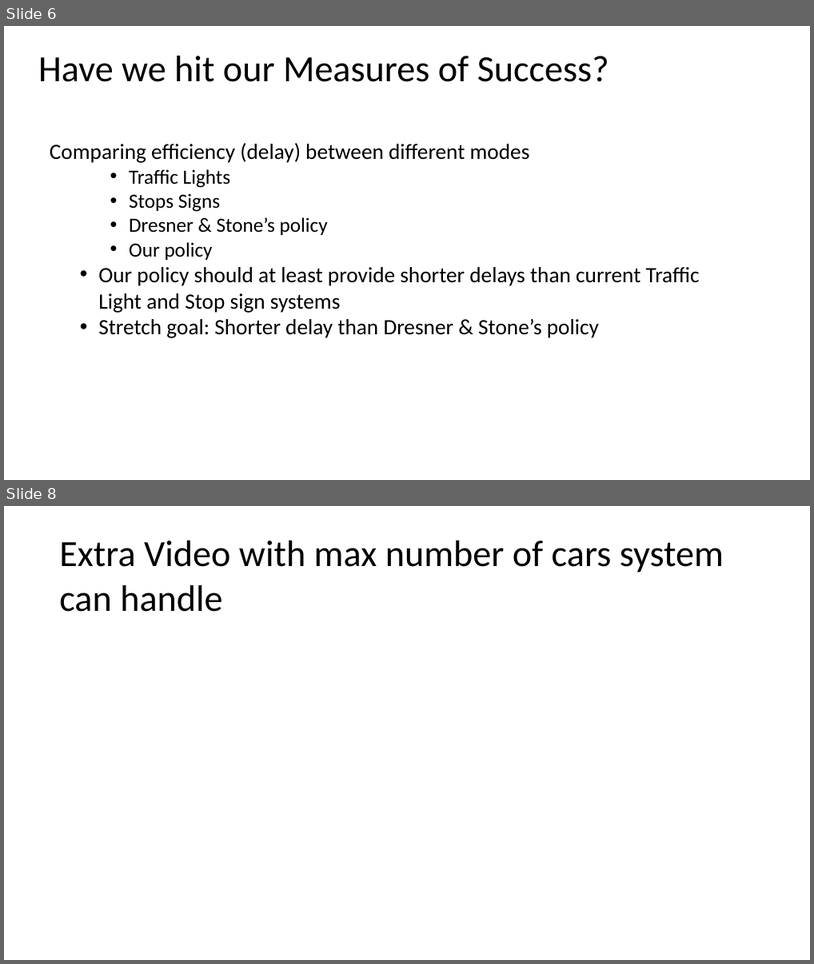
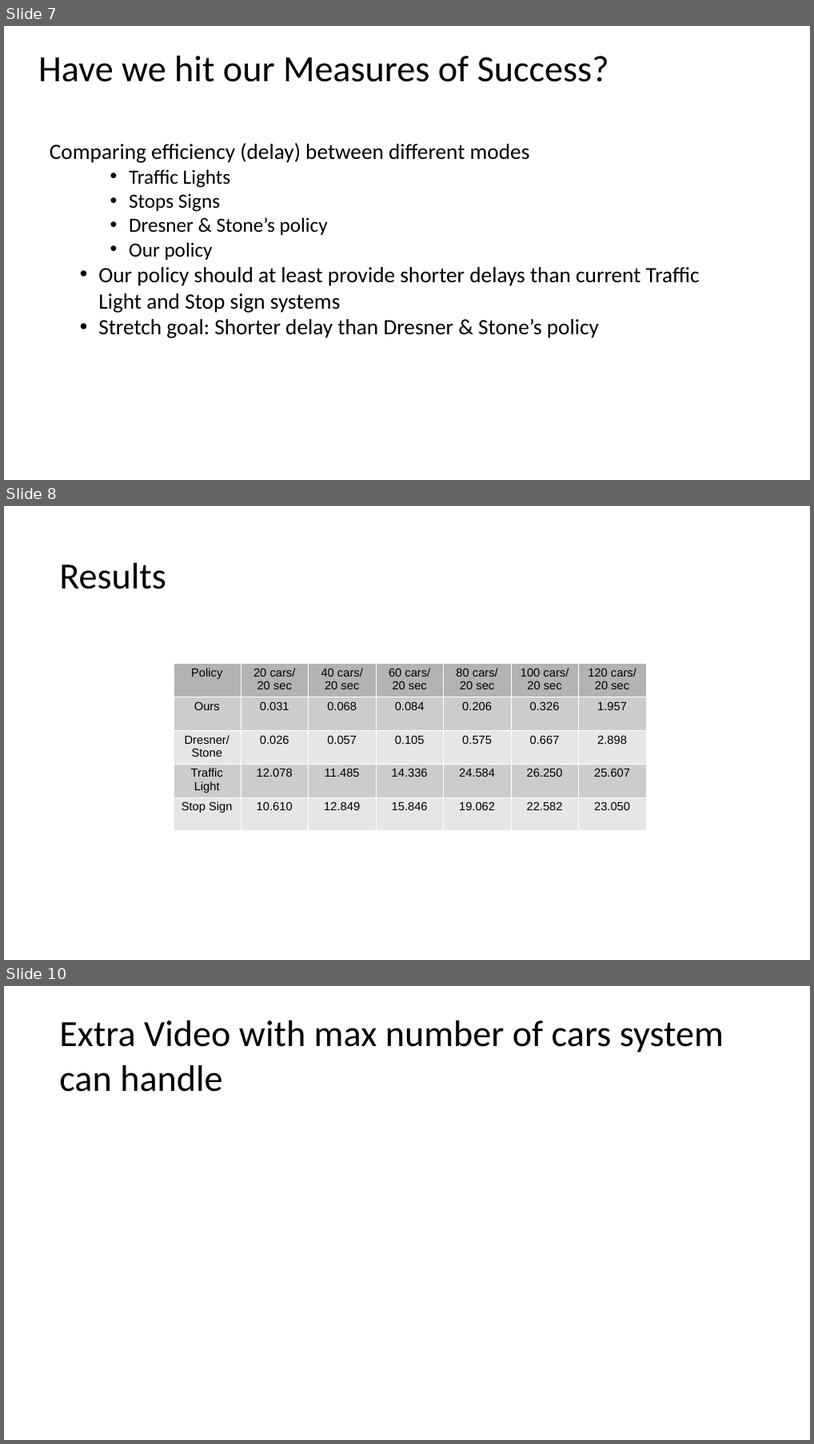
Before and after one commit to adfayed/aim_ros, a slide deck: Final Project Presentation.odp. Shown one above the other, each under a label of ours: slides 6 and 8 before the commit, slides 7, 8 and 10 after it; the slides between them are not shown. The pictures are 814x964 and 814x1444 pixels, drawn with LibreOffice and Linux fonts; fonts in the diff are those of the drawing. Boxes give left, top, right and bottom in pixels: in the first picture for what was removed or moved away, otherwise in the second. Text is boxed around its words. In the diff, an @@ line names an element or a change of style, - is before the commit and + after.

```diff
--- a/Final Project Presentation.odp
+++ b/Final Project Presentation.odp
@@ slide 8 added at [4, 506, 810, 960], background #FFFFFF @@
@@ text added at [59, 563, 166, 589], 44 pt, text #000000 @@
+Results
@@ table added at [174, 664, 648, 831], 5 rows, 7 columns @@
+Policy | 20 cars/ 20 sec | 40 cars/ 20 sec | 60 cars/ 20 sec | 80 cars/ 20 sec | 100 cars/ 20 sec | 120 cars/ 20 sec
+Ours | 0.031 | 0.068 | 0.084 | 0.206 | 0.326 | 1.957
+Dresner/Stone | 0.026 | 0.057 | 0.105 | 0.575 | 0.667 | 2.898
+Traffic Light | 12.078 | 11.485 | 14.336 | 24.584 | 26.250 | 25.607
+Stop Sign | 10.610 | 12.849 | 15.846 | 19.062 | 22.582 | 23.050
@@ what was slide 6 is now slide 7 @@
@@ what was slide 8 is now slide 10 @@
```
Also in this commit, not shown: 2 other slides added, 1 slide removed, 7 other files.
